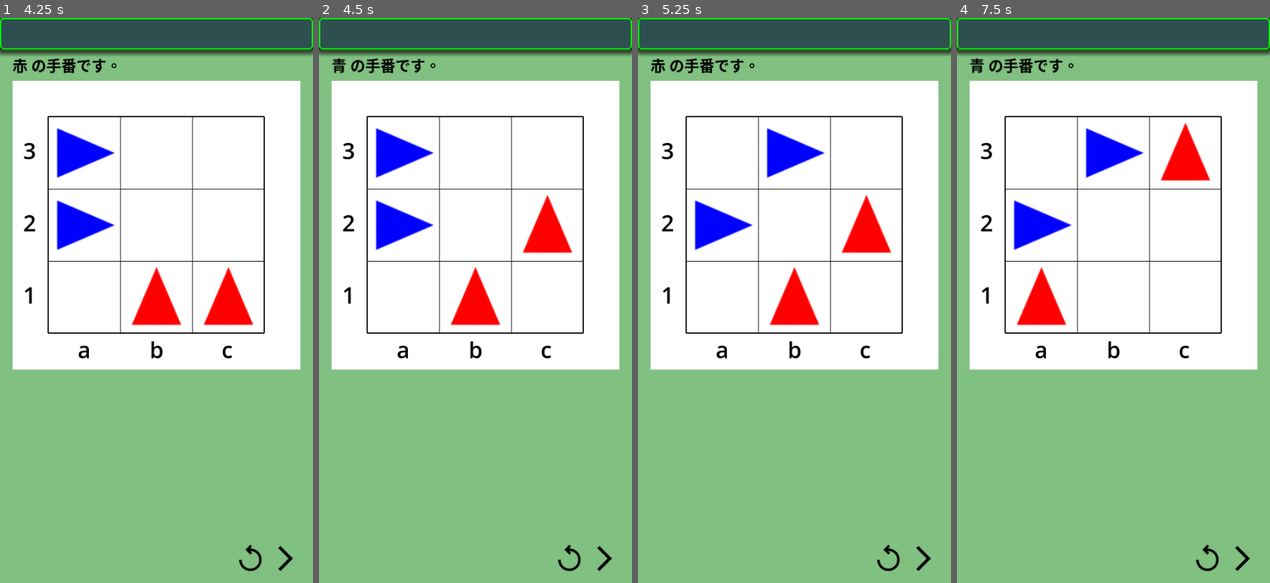
Above: before the commit, frames 1-4 (left to right).
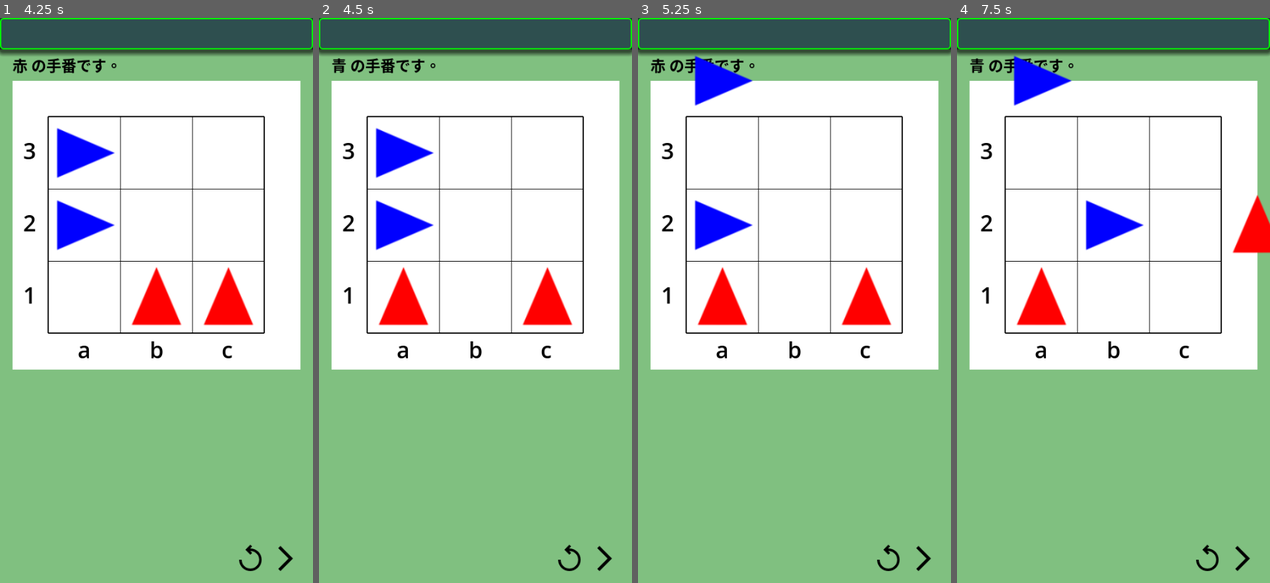
Above: after the commit, the same moments.

Repository: vivisuke/DodgemGame
Game: Godot game, scene res://main.tscn
The game is run twice, just before and just after one commit, with the same random seed, the same clock (stepped at 60 frames per second) and the same inputs.
Inputs (mouse positions are in pixels of both pictures, inside the frame that each line leads up to):
- Up to frame 1 (4.25 s): click (284, 560) at 0.5 s; click (250, 560) at 1.25 s; click (250, 560) at 2 s; click (250, 560) at 2.75 s; click (284, 560) at 3.5 s
- Up to frame 2 (4.5 s): click (603, 560) at 4.25 s
- Up to frame 3 (5.25 s): tap Enter at 5 s
- Up to frame 4 (7.5 s): tap Space at 5.75, 7.25 s; tap Enter at 6.5 s

Frame 1 is identical in both runs. In frame 2, 3.5% of the frame differs, in the area x 18-82%, y 31-55%; in frame 3, 5.3%, in the area x 18-82%, y 6-55%; in frame 4, 5.1%.
Error before the commit: Invalid access of index '2' on a base object of type: 'Array'. (res://scripts/board_rect.gd:82)
Error after the commit: Invalid access of index '2' on a base object of type: 'Array'. (res://scripts/board_rect.gd:84)

Commit message:
0039 ◎ C 01/14 01/15 0.001│ToDo│mv_to_str(mv) 実装

Diff:
--- a/dodgemgame/scripts/Board.gd
+++ b/dodgemgame/scripts/Board.gd
@@ -54,17 +54,22 @@
 		print(m_cells[v])
 	print("red: ", m_red_cars, ", num = ", m_n_red)
 	print("blue: ", m_blue_cars, ", num = ", m_n_blue)
+func move_to_str(mv):
+	var txt : String
+	var id = mv.x
+	if id > 0:
+		txt = "%c%d "%[m_red_cars[id-1].x+0x61, m_red_cars[id-1].y+1]
+	else:
+		txt = "%c%d "%[m_blue_cars[-id-1].x+0x61, m_blue_cars[-id-1].y+1]
+	if mv.y == FORWARD: txt += "FD"
+	elif mv.y == LEFT: txt += "LEFT"
+	else: txt += "RIGHT"
+	return txt
 func print_moves():
 	var txt = ""
 	for mv in m_moves:
-		var id = mv.x
-		if id > 0:
-			txt += "%c%d "%[m_red_cars[id-1].x+0x61, m_red_cars[id-1].y+1]
-		else:
-			txt += "%c%d "%[m_blue_cars[-id-1].x+0x61, m_blue_cars[-id-1].y+1]
-		if mv.y == FORWARD: txt += "FD, "
-		elif mv.y == LEFT: txt += "LEFT, "
-		else: txt += "RIGHT, "
+		txt += move_to_str(mv)
+		txt += ", "
 	print(txt)
 func gen_moves_red():
 	m_moves.clear()
@@ -153,6 +158,21 @@
 	for i in range(itr):
 		sum += play_out(red_turn)
 	return sum / itr
+func sel_move_mc(red_turn : bool) -> Vector2:		# 純粋モンテカルロ法により着手を選ぶ
+	var best = Vector2(0, 0)
+	if red_turn:
+		var mxr = -2.0
+		for mv in m_moves:
+			var bd = Board.new()
+			bd.copy_from(self)
+			if bd.do_move(mv) && bd.m_n_red == 0:
+				return mv		# すべてゴールした場合
+			var r = estimate_win_rate(100, false)
+			print(move_to_str(mv), ": ", r)
+			if r > mxr:
+				mxr = r
+				best = mv
+	return best
 func _ready():
 	pass # Replace with function body.
 func _process(delta):
--- a/dodgemgame/scripts/board_rect.gd
+++ b/dodgemgame/scripts/board_rect.gd
@@ -34,6 +34,8 @@
 	for i in range(N_CELLS):
 		add_axis_label(xyToPos(i, -0.5), "%c"%(0x61+i))
 		add_axis_label(xyToPos(-0.75, 0.25+i), "%d"%(i+1))
+	red_cars.clear()
+	blue_cars.clear()
 	for i in range(1, N_CELLS):
 		red_cars.push_back(get_node("RedCar%d"%i))
 		blue_cars.push_back(get_node("BlueCar%d"%i))
--- a/dodgemgame/scripts/main.gd
+++ b/dodgemgame/scripts/main.gd
@@ -44,17 +44,19 @@
 			$MessLabel.text = "青 の勝ちです。"
 			return
 		#mv = bd.m_moves[randi()%bd.m_moves.size()]
+		mv = bd.sel_move()
 	else:
 		#var r = bd.play_out(true)
-		var r = bd.estimate_win_rate(100, true)
-		print("win rate = ", r)
+		#var r = bd.estimate_win_rate(100, true)
+		#print("win rate = ", r)
 		bd.gen_moves_red()
 		if bd.m_moves.is_empty():
 			is_game_over = true
 			$MessLabel.text = "赤 の勝ちです。"
 			return
 		#mv = bd.m_moves[randi()%bd.m_moves.size()]
-	mv = bd.sel_move()
+		mv = bd.sel_move_mc(true)
+	#mv = bd.sel_move()
 	bd.print_moves()
 	#print("moves: ", bd.m_moves)
 	print("move: ", mv)
Not shown, changed: DodgemGame.spr
